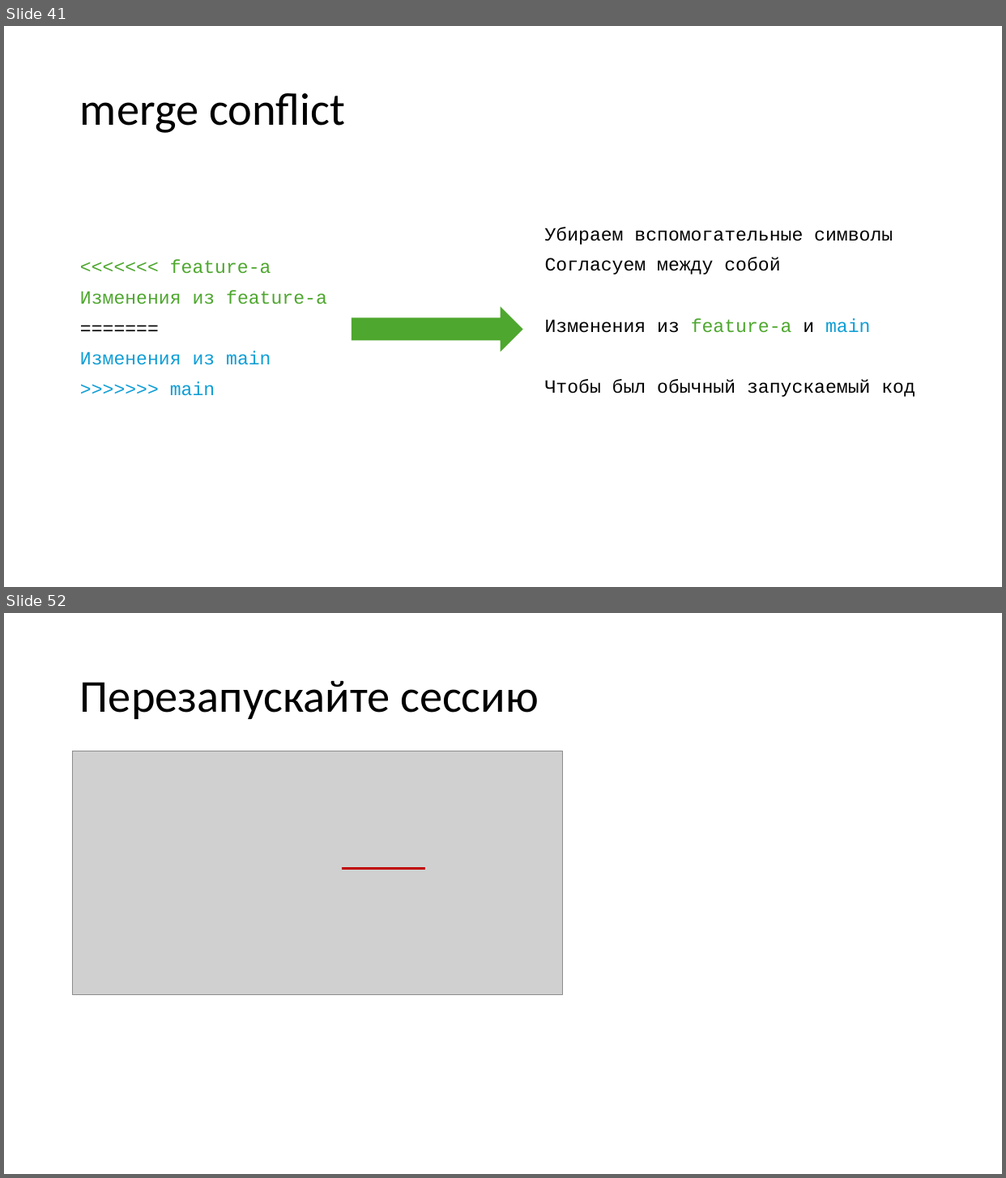
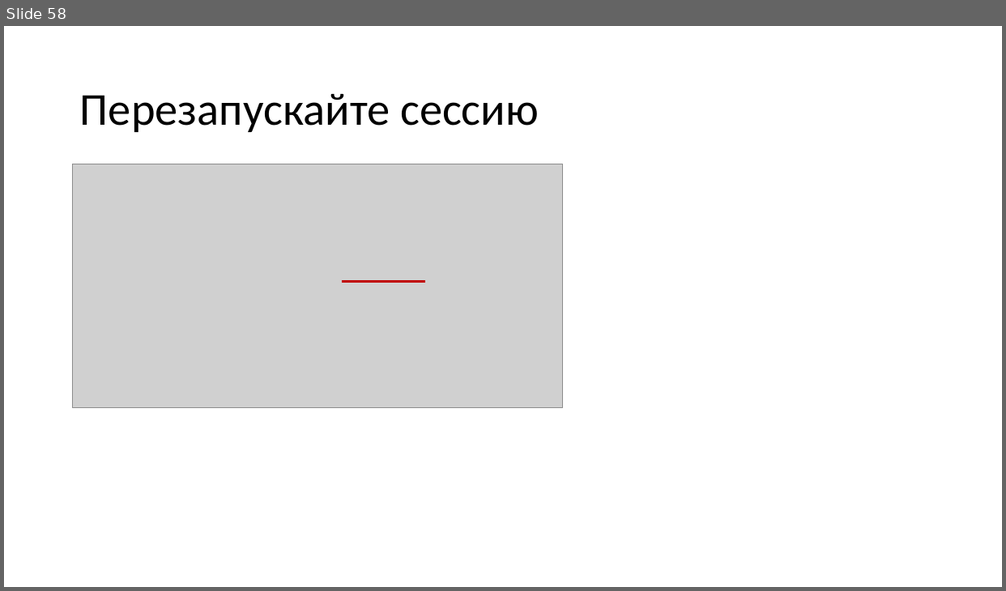
Before and after one commit to yoursdearboy/git-101, a slide deck: basic2.pptx. Shown one above the other, each under a label of ours: slides 41 and 52 before the commit, slide 58 after it; the slides between them are not shown. The pictures are 1006x1178 and 1006x591 pixels, drawn with LibreOffice and Linux fonts; fonts in the diff are those of the drawing; grey boxes stand for pictures. Boxes give left, top, right and bottom in pixels: in the first picture for what was removed or moved away, otherwise in the second. Text is boxed around its words. In the diff, an @@ line names an element or a change of style, - is before the commit and + after.

```diff
--- a/basic2.pptx
+++ b/basic2.pptx
@@ slide 41 removed at box(4, 26, 1002, 587), background #FFFFFF @@
@@ title removed at box(80, 93, 345, 133) @@
-merge conflict
@@ text removed at box(545, 227, 915, 397) @@
-Убираем вспомогательные символы
-Согласуем между собой
-Изменения из feature-a и main
-Чтобы был обычный запускаемый код
@@ text removed at box(80, 259, 327, 396) @@
-<<<<<<< feature-a
-Изменения из feature-a
-=======
-Изменения из main
->>>>>>> main
@@ right arrow removed at box(351, 307, 522, 352) @@
@@ what was slide 52 is now slide 58 @@
```
Also in this commit, not shown: 10 slides changed, 13 slides added, 11 other slides removed.
